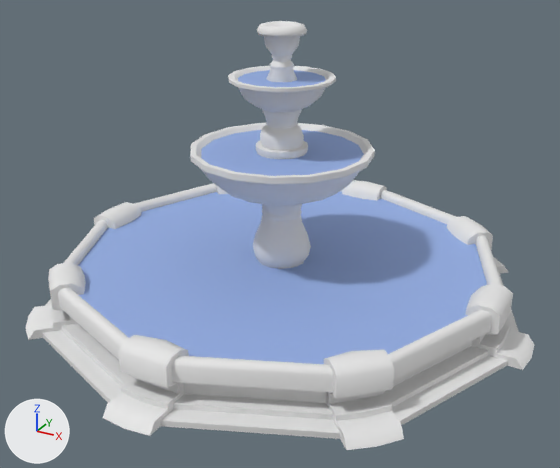
The FBX model Assets/3d_assets/EP_ENV_fountain 1.fbx, before and after one commit.
Rendered twice from a 50 mm lens placed at (4.19, -7.66, 4.64), pointed at (0.13, -0.28, 0.95). Lighting does not change. The marker at lower left points along +X, +Y and +Z. Vertices at the same position are counted once.

Objects in the first picture: 'SM_env_fountain.001'.
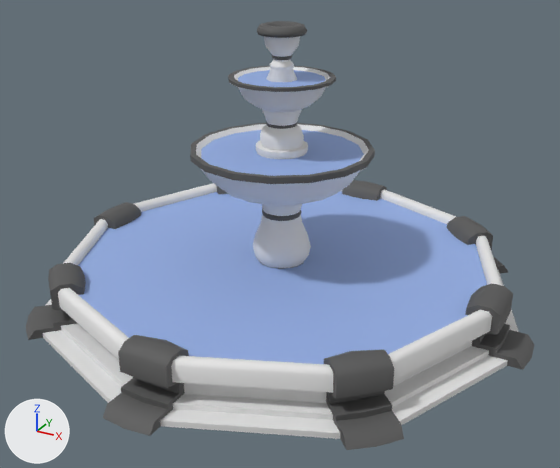
Location of each change, [x1, y1, x2, y2] in pixels of the pictures (560 x 468 px):
part 1 of me_mesh_001, recoloured (white to grey)
    both: [26, 21, 534, 450]

Patch to the scene script:
```diff
--- a/Assets/3d_assets/EP_ENV_fountain 1.fbx.py
+++ b/Assets/3d_assets/EP_ENV_fountain 1.fbx.py
@@ mat_m_darkconcrete @@
+mat_m_darkconcrete = principled_material('M_darkconcrete')
+mat_m_darkconcrete.base_color = (0.0985, 0.0985, 0.0985)  # dark grey #585858
+mat_m_darkconcrete.roughness = 0.69
@@ me_mesh_001 @@
 me_mesh_001.from_pydata(...)  # 1688 vertices, 1616 faces; spans x -3.11..3.11, y -3.11..3.11, z 0.0..3.33
 # used by ob_sm_env_fountain_001; location = (0.0, 0.0, 0.0)
+# me_mesh_001 part 1: 624 of the faces centred in x -3.05..3.05, y -3.05..3.05, z 0.04..3.32 switch from mat_m_concrete (white #e7e7e7) to mat_m_darkconcrete (dark grey #585858)
 me_mesh_001.materials.append(mat_m_water)
```
